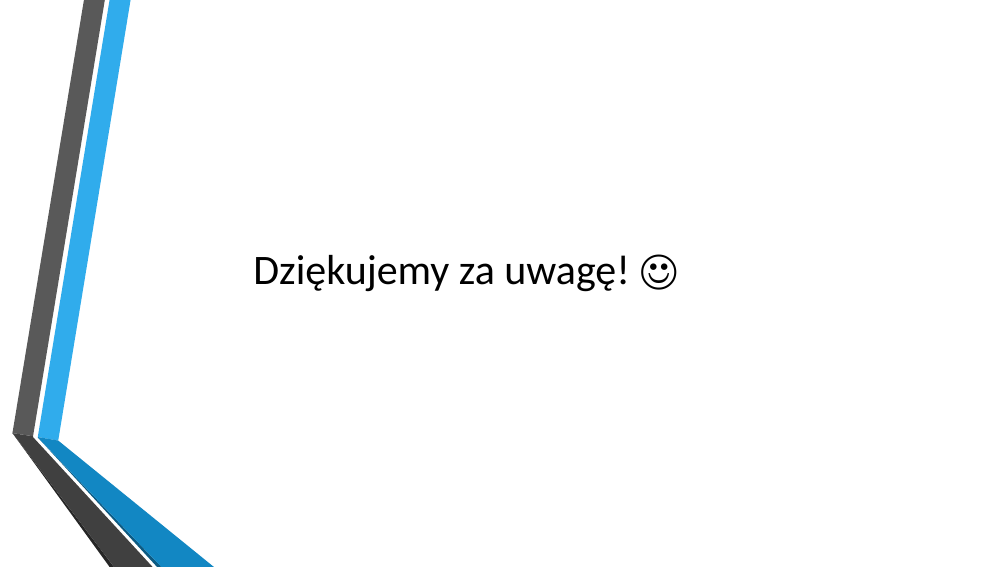
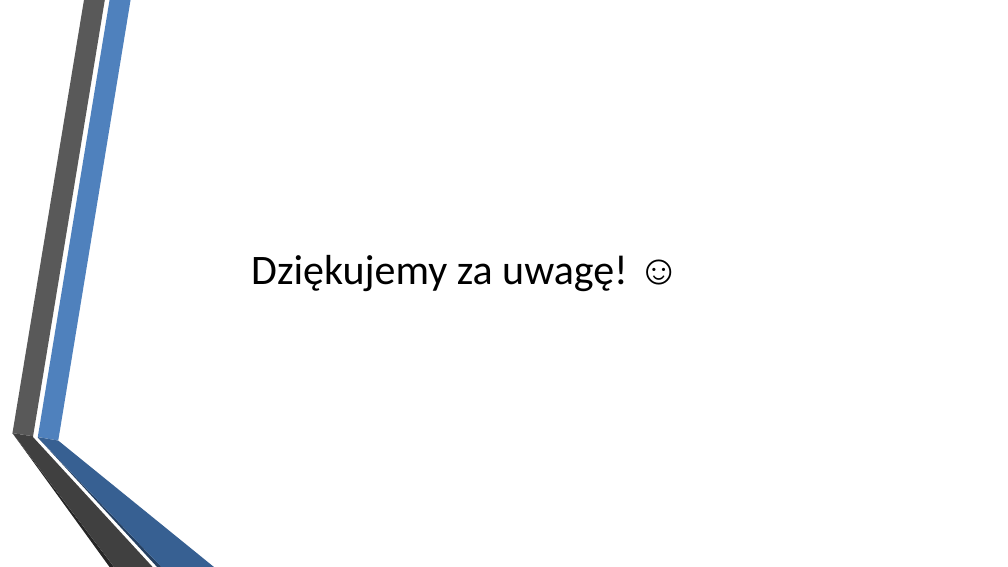
Before and after one commit to Guziec94/GuziecCheckers, a slide deck: slide 7 of Dokumentacja/GuziecCheckers v3.pptx. Drawn at 1008x567 pixels with LibreOffice and Linux fonts; fonts in the diff are those of the drawing; background and template pictures are left out. Boxes give left, top, right and bottom in pixels: in the first picture for what was removed or moved away, otherwise in the second. Text is boxed around its words. In the diff, an @@ line names an element or a change of style, - is before the commit and + after.

```diff
--- a/Dokumentacja/GuziecCheckers v3.pptx
+++ b/Dokumentacja/GuziecCheckers v3.pptx
@@ freeform shape at (38,0,131,441): fill #30ACEC to #4F81BD @@
@@ text "Dziękujemy za uwagę! ☺" at (251,255,628,292): font Calibri to Arial in "☺" @@
@@ freeform shape at (38,438,162,567): fill #0C5A82 to #254061 @@
@@ freeform shape at (38,437,214,567): fill #1287C3 to #376092 @@
```
Also in this commit, not shown: 6 other slides changed, 3 other files.
